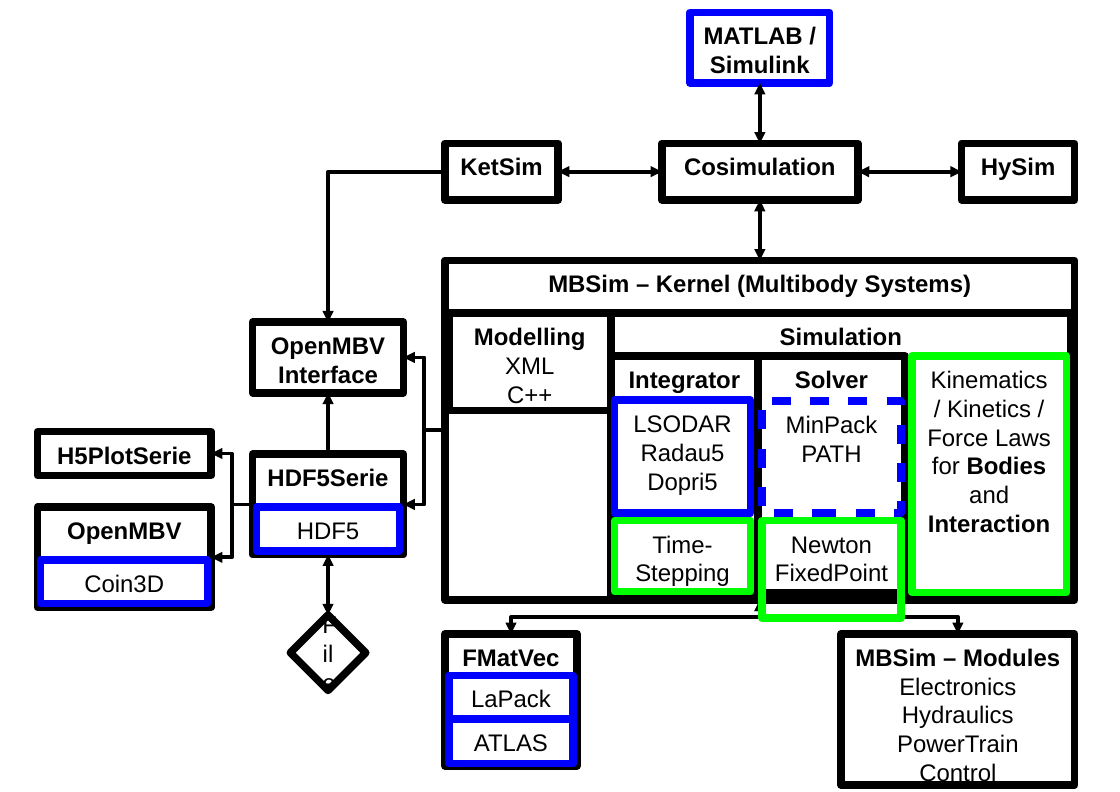
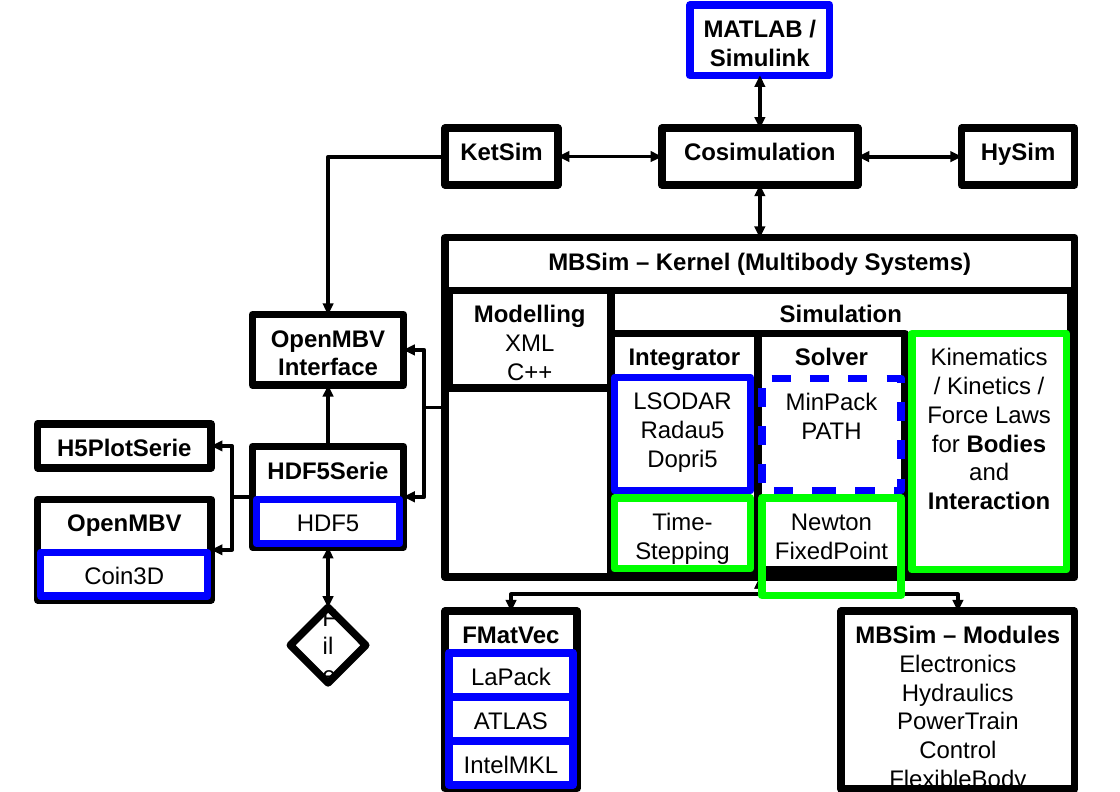
Before and after one commit to mbsim-env/mbsim, a slide deck: slide 1 of trunk/tutorial/CDR/mbsim_embedding.odp. Drawn at 1120x792 pixels with LibreOffice and Linux fonts; fonts in the diff are those of the drawing. Boxes give left, top, right and bottom in pixels: in the first picture for what was removed or moved away, otherwise in the second. Text is boxed around its words. In the diff, an @@ line names an element or a change of style, - is before the commit and + after.

Commit message:
FlexibleBody as module

```diff
--- a/trunk/tutorial/CDR/mbsim_embedding.odp
+++ b/trunk/tutorial/CDR/mbsim_embedding.odp
@@ rectangle "MATLAB / Simulink": place and size @@
-rectangle "MATLAB / Simulink" at box(690, 12, 830, 83)
+rectangle "MATLAB / Simulink" at box(690, 5, 830, 76)
@@ elbow double arrow moved from (760, 144) - (760, 83) to (760, 128) - (760, 76) @@
@@ elbow arrow moved from (446, 171) - (329, 322) to (446, 156) - (329, 314) @@
@@ 3 rectangles, 2 elbow double arrows: place and size @@
-3 rectangles, 2 elbow double arrows at box(446, 144, 1075, 200)
+3 rectangles, 2 elbow double arrows at box(446, 128, 1075, 185)
@@ elbow double arrow moved from (760, 261) - (760, 200) to (760, 238) - (760, 185) @@
@@ elbow arrow moved from (446, 430) - (403, 357) to (446, 407) - (403, 350) @@
@@ 3 rectangles: place and size @@
-3 rectangles at box(615, 400, 902, 618)
+3 rectangles at box(615, 378, 902, 596)
@@ elbow arrow moved from (446, 430) - (403, 504) to (446, 407) - (403, 496) @@
@@ elbow arrow moved from (253, 504) - (211, 453) to (253, 496) - (211, 446) @@
@@ 6 rectangles, 2 elbow arrows, 1 diamond, 1 elbow double arrow: place and size @@
-6 rectangles, 2 elbow arrows, 1 diamond, 1 elbow double arrow at box(37, 322, 403, 691)
+6 rectangles, 2 elbow arrows, 1 diamond, 1 elbow double arrow at box(37, 314, 403, 683)
@@ 9 rectangles, 2 elbow double arrows: place and size @@
-9 rectangles, 2 elbow double arrows at box(446, 261, 1075, 764)
+9 rectangles, 2 elbow double arrows at box(446, 238, 1075, 741)
@@ rectangle "FMatVec": place and size @@
-rectangle "FMatVec" at box(446, 633, 578, 766)
+rectangle "FMatVec" at box(446, 611, 578, 789)
@@ rectangle "MBSim – Modules": place and size @@
-rectangle "MBSim – Modules" at box(841, 633, 1075, 785)
+rectangle "MBSim – Modules" at box(841, 611, 1075, 789)
@@ rectangle added at box(449, 741, 574, 785), outline #0000FF 5.67 pt, 18 pt, text #000000 @@
+IntelMKL
@@ text in rectangle at box(889, 768, 1026, 792): paragraph added @@
+FlexibleBody
```
Also in this commit, not shown: 2 other slides changed, 2 other files.
